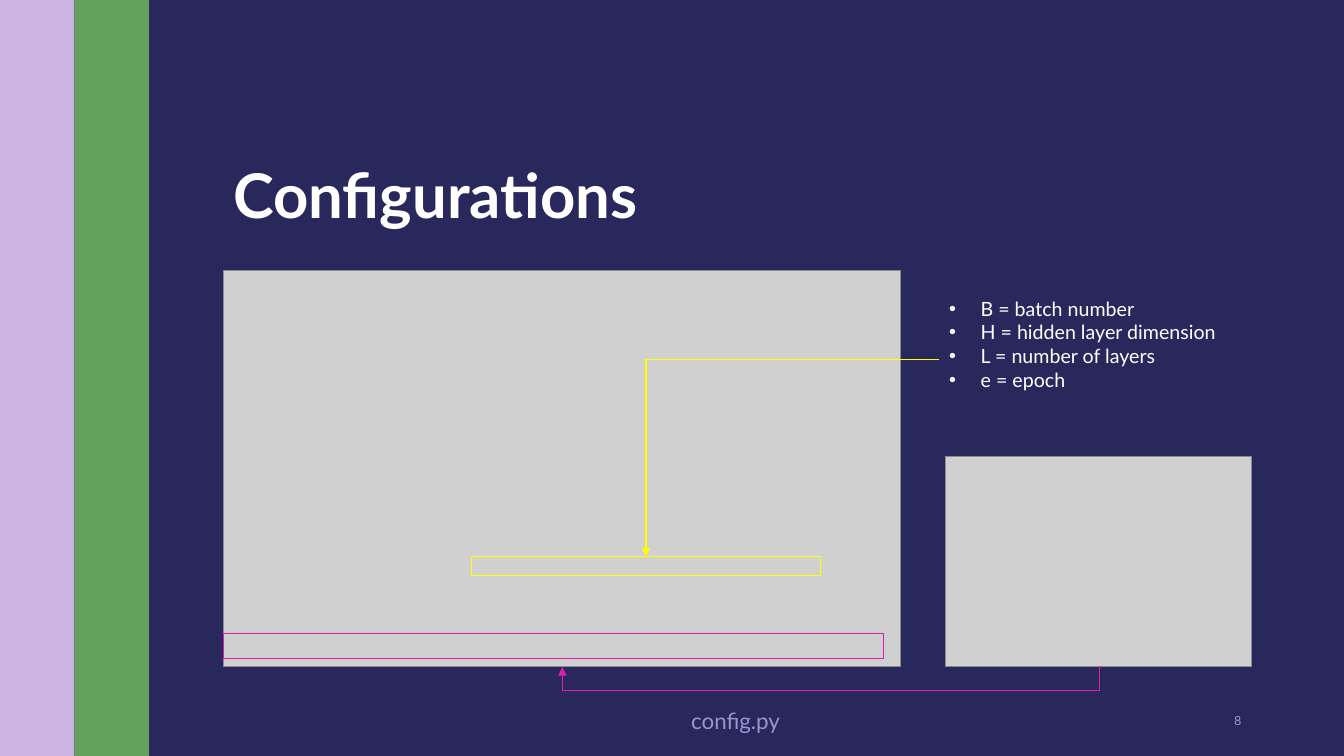
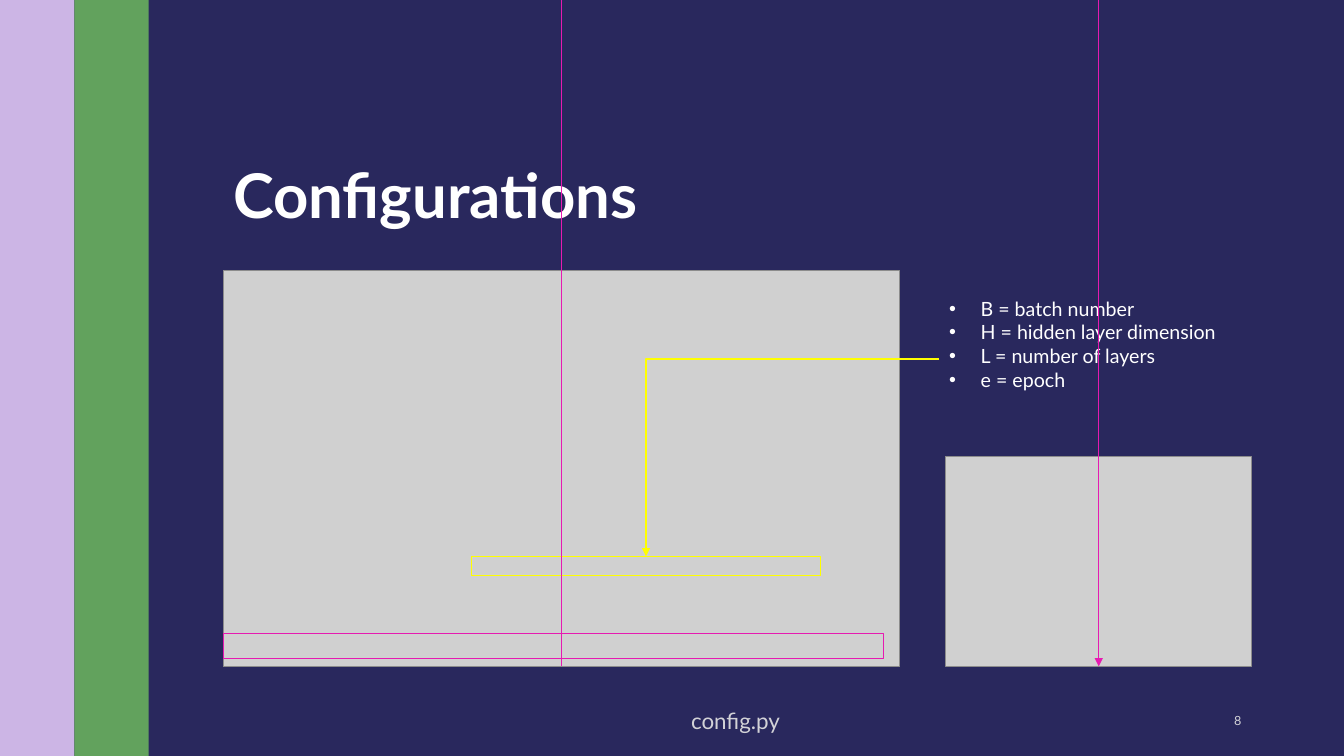
Before and after one commit to sasivatsal7122/DL-Image-Caption-Generator, a slide deck: slide 8 of ImageCaption.pptx. Drawn at 1344x756 pixels with LibreOffice and Linux fonts; fonts in the diff are those of the drawing; grey boxes stand for pictures. Boxes give left, top, right and bottom in pixels: in the first picture for what was removed or moved away, otherwise in the second. Text is boxed around its words. In the diff, an @@ line names an element or a change of style, - is before the commit and + after.

```diff
--- a/ImageCaption.pptx
+++ b/ImageCaption.pptx
@@ title "Configurations" rewrapped from (x1=233, y1=172, x2=637, y2=229) to (x1=233, y1=165, x2=637, y2=230) @@
@@ elbow arrow added from (562, 666) to (1099, 666), #E61AB1 1 pt @@
@@ elbow arrow removed from (1100, 666) to (563, 667) @@
@@ text "config.py" at (x1=691, y1=712, x2=780, y2=733): text colour #9796D2 to #D2D2D7 @@
@@ page number at (x1=1234, y1=716, x2=1241, y2=725): text colour #9796D2 to #D2D2D7 @@
```
Also in this commit, not shown: 10 other slides changed.
